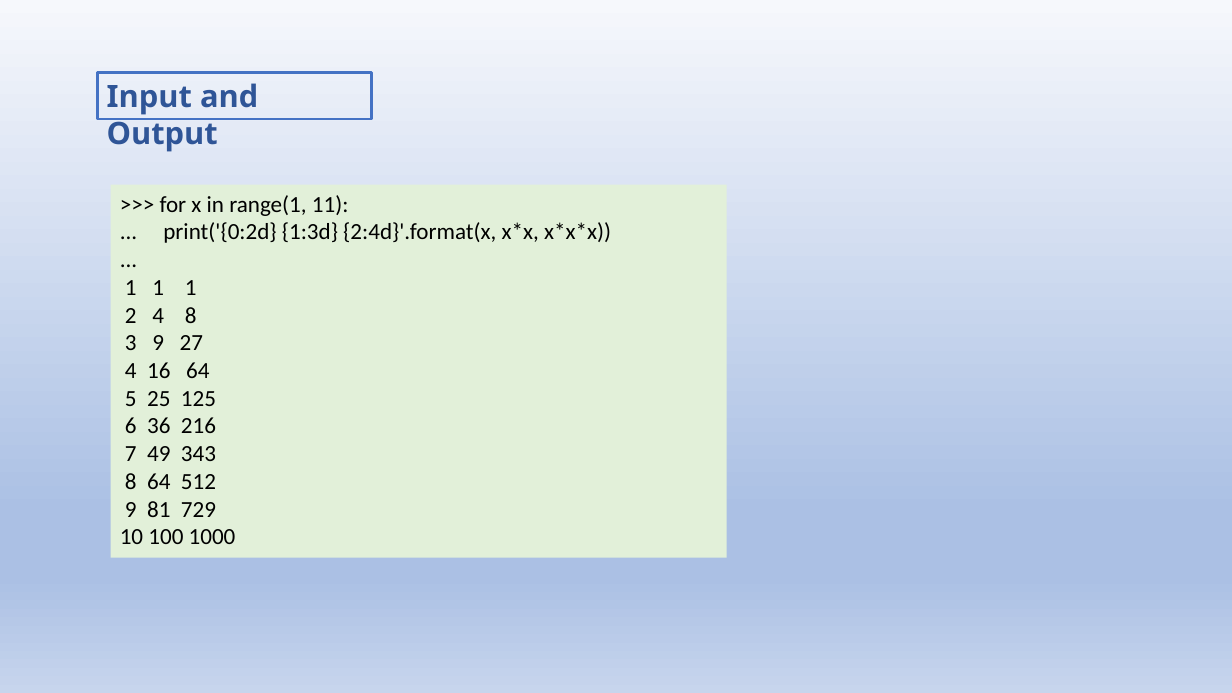
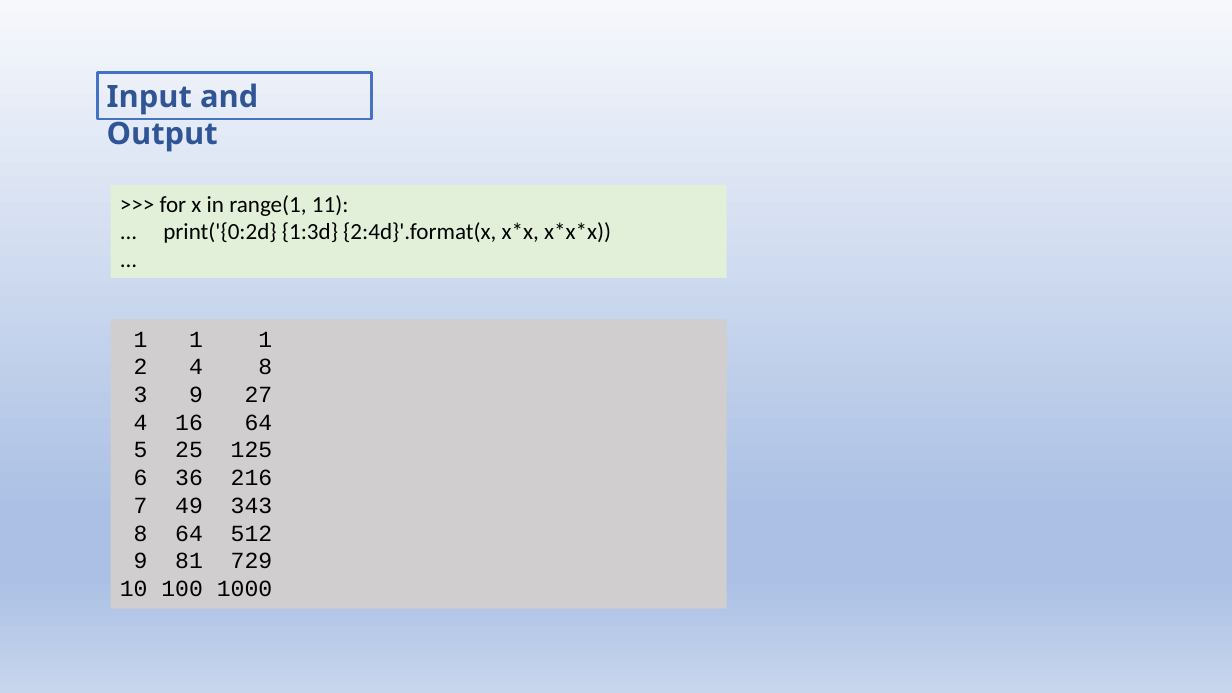
Before and after one commit to jwang1122/learnpython, a slide deck: slide 24 of Python Language.pptx (slide 21 before the commit). Drawn at 1232x693 pixels with LibreOffice and Linux fonts; fonts in the diff are those of the drawing. Boxes give left, top, right and bottom in pixels: in the first picture for what was removed or moved away, otherwise in the second. Text is boxed around its words. In the diff, an @@ line names an element or a change of style, - is before the commit and + after.

```diff
--- a/Python Language.pptx
+++ b/Python Language.pptx
@@ rectangle ">>> for x in range(1, ...": place and size @@
-rectangle ">>> for x in range(1, ..." at box(111, 185, 727, 558)
+rectangle ">>> for x in range(1, ..." at box(111, 185, 727, 278)
@@ text in rectangle at box(120, 280, 236, 544): paragraphs removed @@
-1 1 1
-2 4 8
-3 9 27
-4 16 64
-5 25 125
-6 36 216
-7 49 343
-8 64 512
-9 81 729
-10 100 1000
@@ rectangle added at box(111, 320, 727, 609), fill #D0CECE, 18 pt, text #000000 @@
+1 1 1
+2 4 8
+3 9 27
+4 16 64
+5 25 125
+6 36 216
+7 49 343
+8 64 512
+9 81 729
+10 100 1000
```
Also in this commit, not shown: 13 other slides changed, 32 slides added, 1 slide removed, 21 other files.
